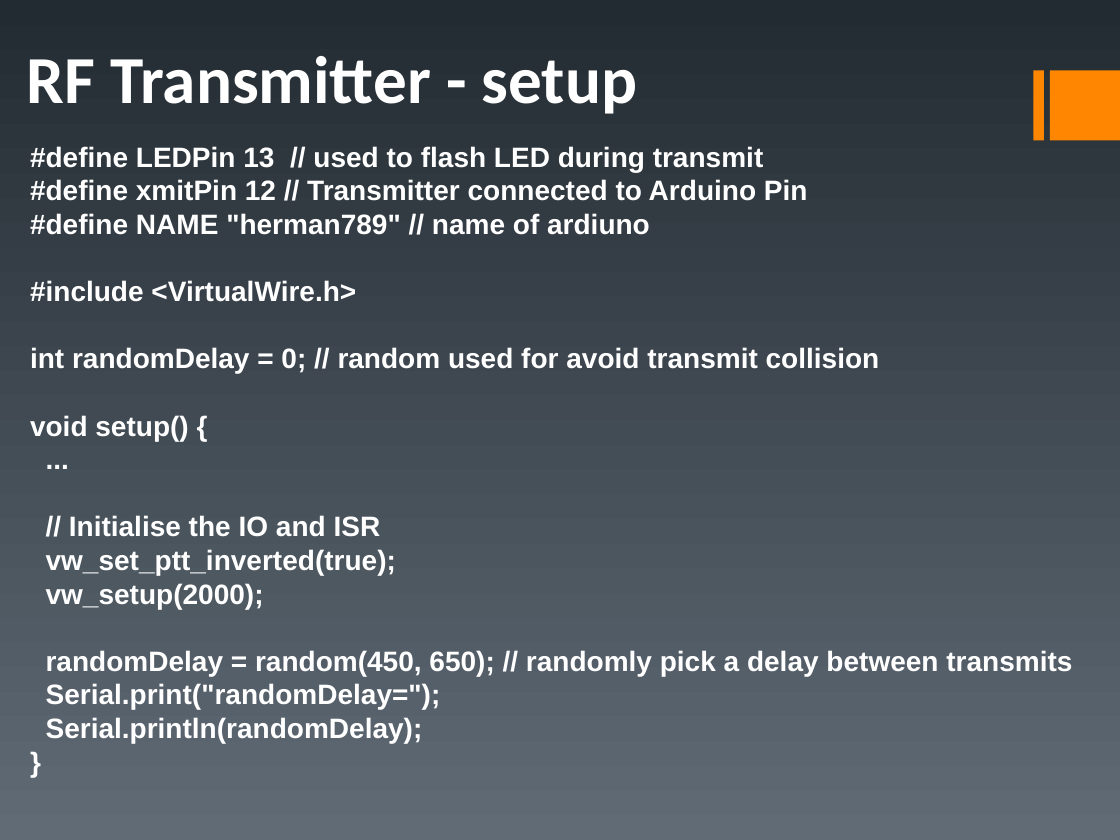
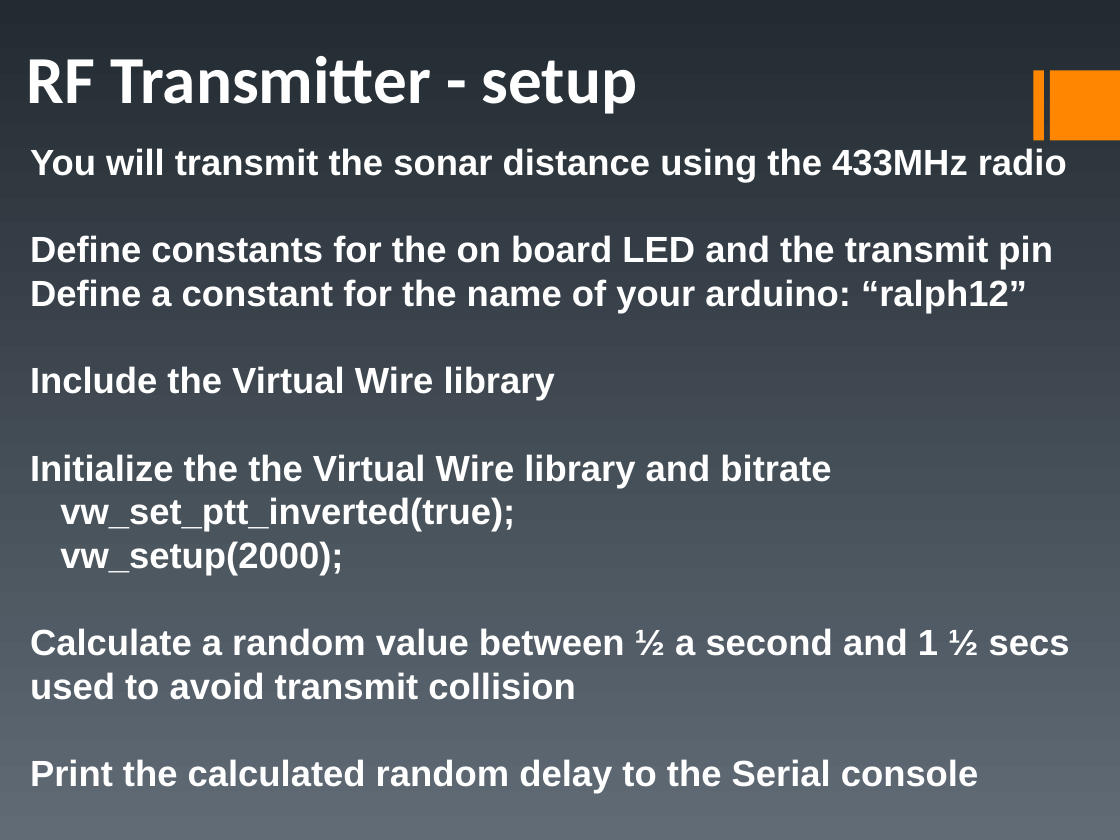
Before and after one commit to fwin-dev/arduino_sonar_web_api, a slide deck: slide 24 of examples/duinofest.ppt (slide 25 before the commit). Drawn at 1120x840 pixels with LibreOffice and Linux fonts; fonts in the diff are those of the drawing. Boxes give left, top, right and bottom in pixels: in the first picture for what was removed or moved away, otherwise in the second. Text is boxed around its words. In the diff, an @@ line names an element or a change of style, - is before the commit and + after.

```diff
--- a/examples/duinofest.ppt
+++ b/examples/duinofest.ppt
@@ text at bbox=[30, 148, 1067, 488]: text changed; size 20 to 26 pt @@
-#define LEDPin 13 // used to flash LED during transmit
-#define xmitPin 12 // Transmitter connected to Arduino Pin
-#define NAME "herman789" // name of ardiuno
-#include <VirtualWire.h>
-int randomDelay = 0; // random used for avoid transmit collision
-void setup() {
-...
-// Initialise the IO and ISR
+You will transmit the sonar distance using the 433MHz radio
+Define constants for the on board LED and the transmit pin
+Define a constant for the name of your arduino: “ralph12”
+Include the Virtual Wire library
+Initialize the the Virtual Wire library and bitrate
@@ text at bbox=[60, 497, 515, 575]: size 20 to 26 pt in "vw_set_ptt_inverted(true);", "vw_setup(2000);" @@
@@ text at bbox=[30, 628, 1070, 794]: text changed; size 20 to 26 pt @@
-randomDelay = random(450, 650); // randomly pick a delay between transmits
-Serial.print("randomDelay=");
-Serial.println(randomDelay);
-}
+Calculate a random value between ½ a second and 1 ½ secs used to avoid transmit collision
+Print the calculated random delay to the Serial console
```
Also in this commit, not shown: 9 other slides changed, 2 slides added, 3 slides removed, 4 other files.
